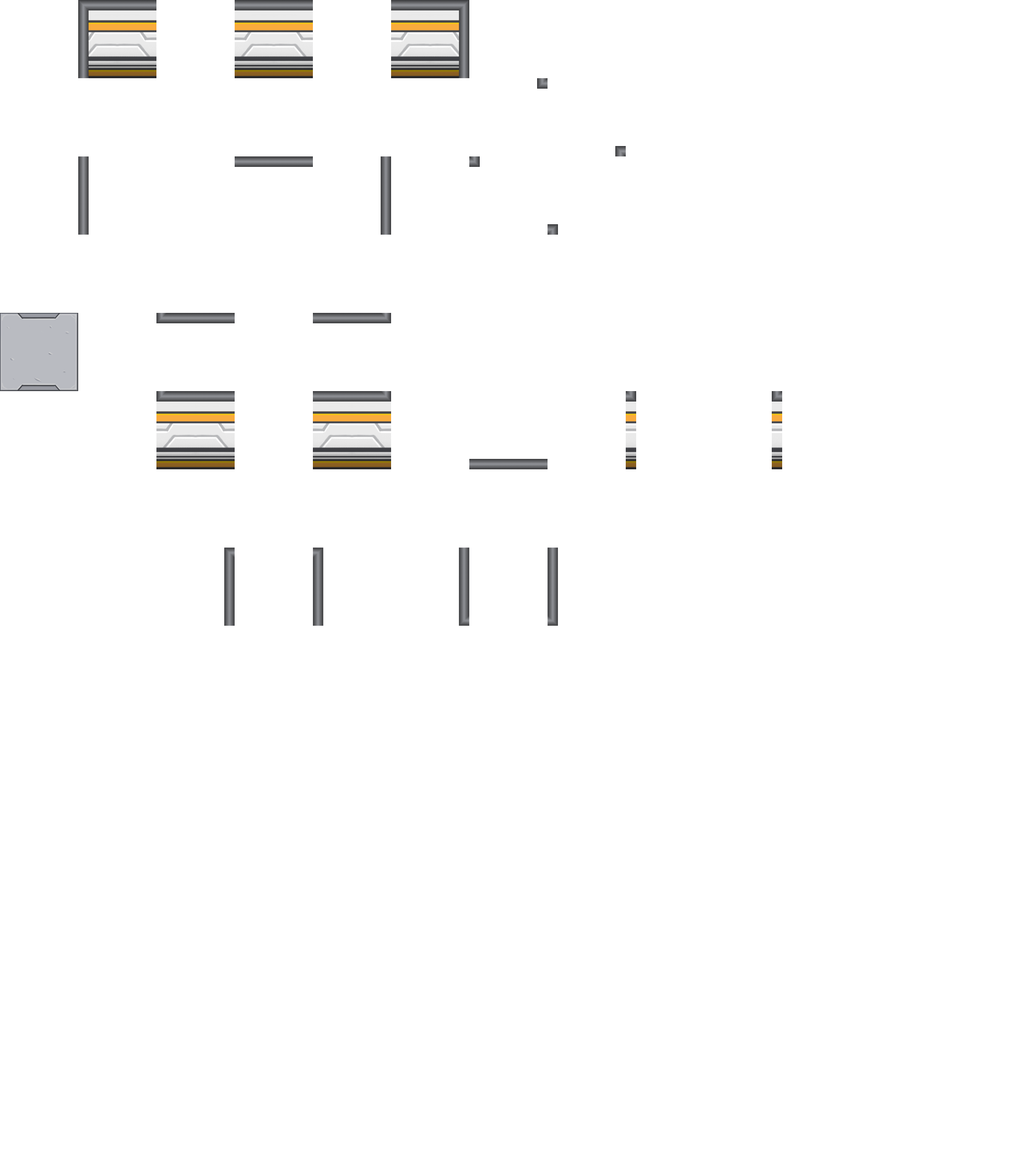
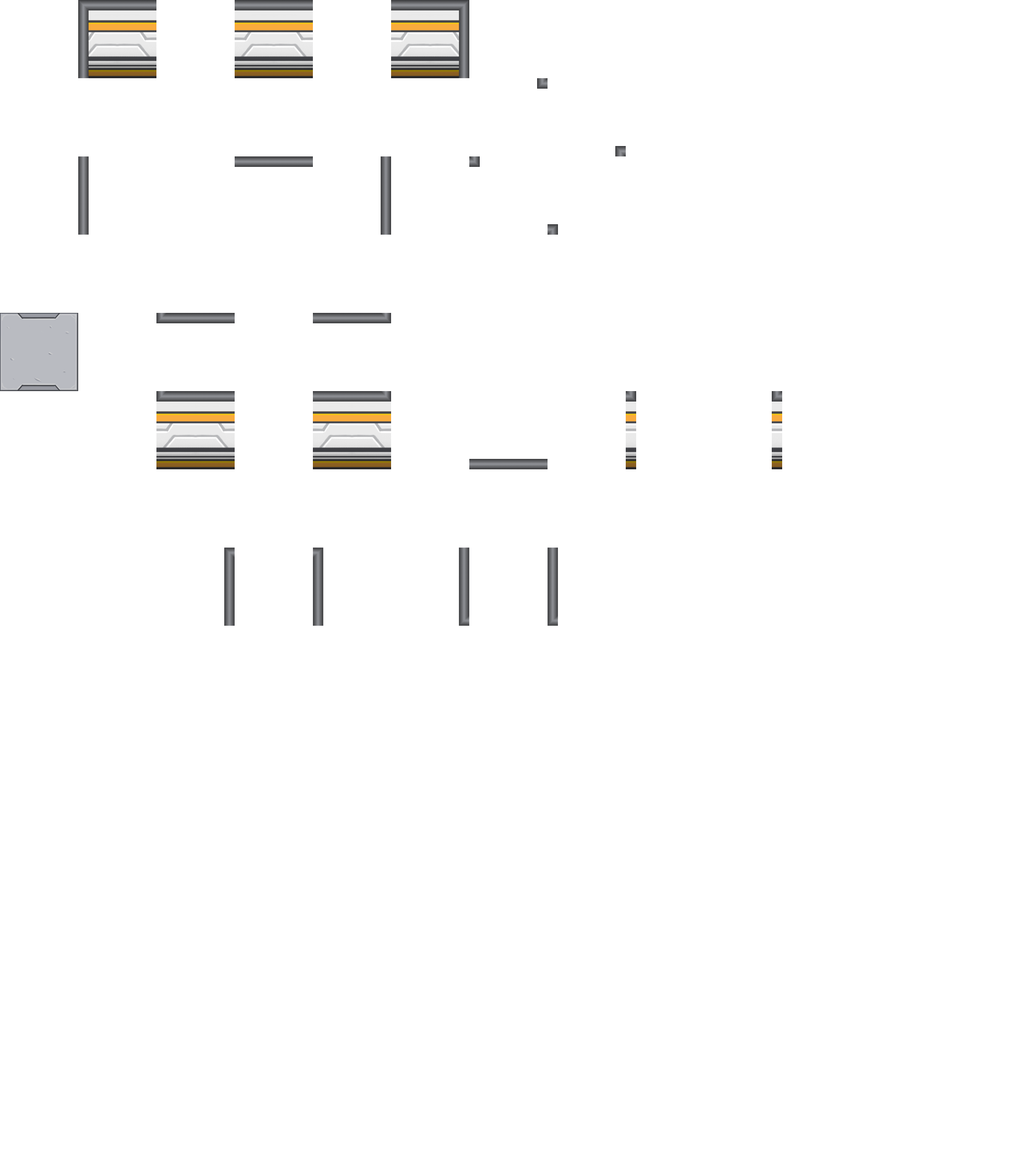
Before/after of a 1033 x 1154 layered artwork. What changed in the layer stack:
painted on "Pasted Layer copy #2" over [547, 615, 558, 626]
